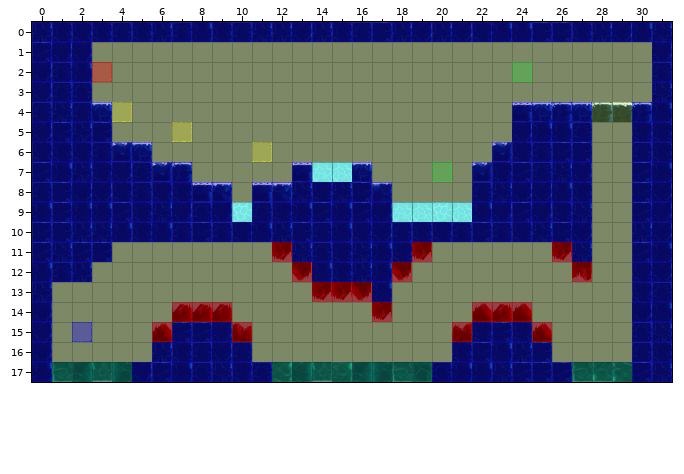
Two states of a Tiled map, Spellington/src/res/map/mapPlains15.tmx. The first picture shows the starting point.
Cells are 50x50 px. Shown: x 0..31, y 0..17.
After the commit:
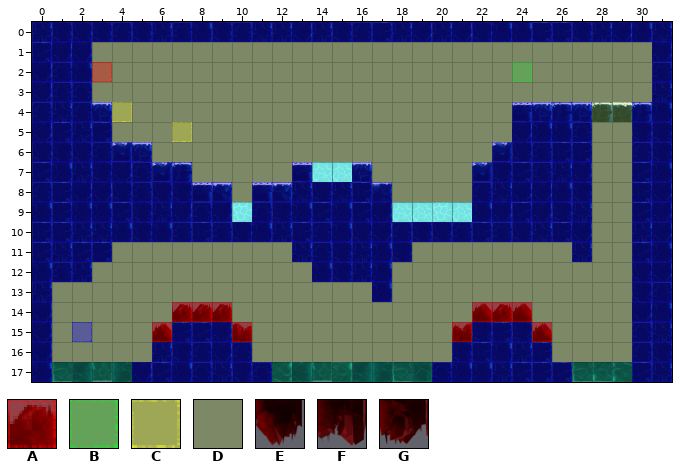
Key: from "collisionTile": A 0, B 1, C 4, D 11; from "frozenPlainsTile": E 30 turned 180, F 31 turned 180, G 32 turned 180.
_ is an empty cell, . an unchanged one.
See-through tiles are keyed as they look on the map.
Edits made:
--- layer "terrain"
@@ x 12..27 @@
-11 G......G......G.
-12 .E....E........F
-13 ..GGE...........
-14 .....G..........
+11 _......_......_.
+12 ._...._........_
+13 ..___...........
+14 ....._..........
--- layer "collision"
@@ x 12..27 @@
-11 A......A......A.
-12 .A....A........A
-13 ..AAA...........
-14 .....A..........
+11 D......D......D.
+12 .D....D........D
+13 ..DDD...........
+14 .....D..........
--- layer "event"
@@ x 11..20 @@
- 6 C.........
- 7 .........B
+ 6 _.........
+ 7 ........._
Where, in picture pixels (left, top, right, bottom), the same in both pictures:
removed: (252, 142, 272, 162)
removed: (432, 162, 452, 182)
changed: (272, 242, 392, 322)
changed: (392, 242, 432, 282)
changed: (552, 242, 592, 282)
